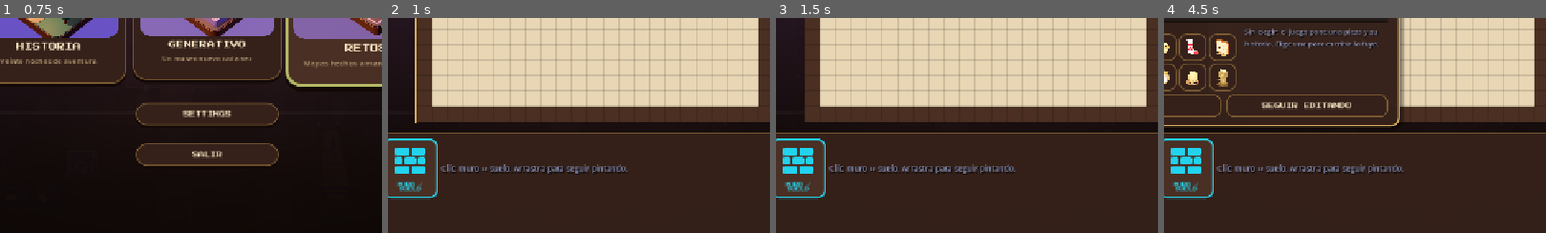
Above: before the commit, frames 1-4 (left to right).
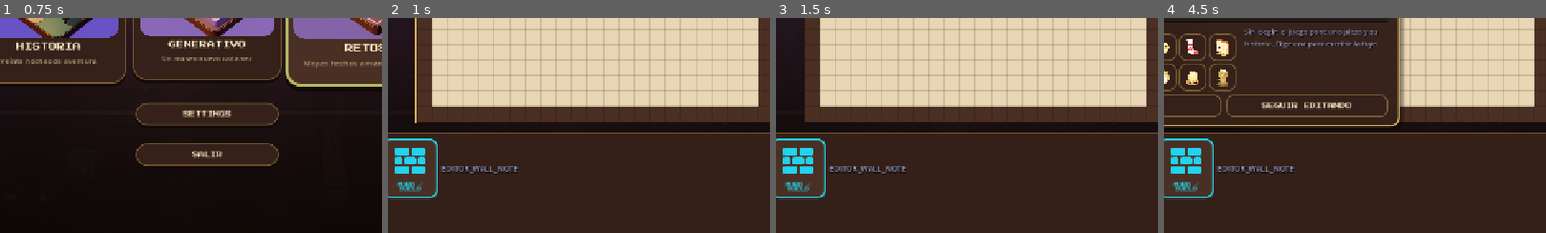
Above: after the commit, the same moments.

Repository: didelco/ladron
Game: Godot game, scene res://scenes/main.tscn
The game is run twice, just before and just after one commit, with the same random seed, the same clock (stepped at 60 frames per second) and the same inputs.
Inputs (mouse positions are % of the whole screen's width and height, from its top left):
- Up to frame 1 (0.75 s): tap Enter (ui_accept) at 0.5 s; move the mouse to (72, 45) at 0.52 s; hold Right (ui_right) from 0.53 s (still down); tap C at 0.6 s; click (72, 45) at 0.67 s
- Up to frame 2 (1 s): keep holding Right (ui_right); tap Enter (ui_accept) at 0.77 s
- Up to frame 3 (1.5 s): release Right (ui_right) at 1.25 s; click (2, 81) at 1.25 s
- Up to frame 4 (4.5 s): click (2, 81) at 2 s; click (97, 4) at 2.75 s; click (6, 81) at 3.5 s; click (10, 81) at 4.25 s
The pictures show only the part of the screen within x 23-73%, y 50-100%; the shares and areas given below are measured in that part.

Frame 1 is identical in both runs. In frame 2, 1.0% of the frame differs, in the area x 13-63%, y 68-73%; in frame 3, 1.0%; in frame 4, 1.0%.

Commit message:
Alerta: la sospecha (!) se pasa enseguida, la alerta (!!) aguanta medio minuto y la persecución (!!!) minuto y medio
Co-Authored-By: Claude Opus 5.5 (1M context) <noreply@anthropic.com>

Diff:
--- a/logic/sim.gd
+++ b/logic/sim.gd
@@ -29,11 +29,13 @@
 const WARN_RANGE := 1.3
 ## A hunch (suspicion 1) wears off after this long without another.
 const CALM_AFTER_S := 10.0
-## Once on alert (!!), a guard stays so at least this long past the last
-## thing that put it there, before it goes back to a mere hunch.
-const ALERT_HOLD_MS := 60000.0
-## A chase (!!!) that lost you this long ago goes back to plain alert.
-const CHASE_LOST_MS := 4000.0
+## How long each level of alert lasts past the last thing that fed it (seen
+## or heard), before it drops a step: a hunch (!) passes at once — a share of
+## the night's calm_after; on alert (!!) holds about half a minute; after a
+## chase (!!!) it takes about a minute and a half.
+const HUNCH_SHARE := 0.35
+const ALERT_HOLD_MS := 30000.0
+const CHASE_LOST_MS := 90000.0
 ## The sound that alarms a guard this many times is no longer a creak.
 const ALARMS_TO_STAY := 3
 const CATCH_RANGE := 0.75
@@ -863,9 +865,10 @@
 		g.memory = null
 		g.search_spot = Vector2i(-1, -1)
 
-	# Suspicion wears off a step at a time: a chase that lost you goes back to
-	# plain alert; alert holds a full minute past its last reason (for good
-	# once it is sure); a hunch fades after calm_after.
+	# Suspicion wears off a step at a time, each level past the last thing
+	# that fed it: a chase that lost you, back to plain alert after a minute
+	# and a half; alert, back to a hunch after half a minute (not once it is
+	# sure: then it stays); a hunch, gone in a moment.
 	match g.suspicion:
 		3:
 			if not on_to(g, now) and now - g.suspicion_at > CHASE_LOST_MS:
@@ -880,7 +883,7 @@
 				g.search_spot = Vector2i(-1, -1)
 				g.errand = ""
 		1:
-			if now - g.suspicion_at > tuning("calm_after") * 1000.0:
+			if now - g.suspicion_at > tuning("calm_after") * HUNCH_SHARE * 1000.0:
 				g.suspicion = 0
 
 	var dec := g.decision if g.decision else _default_decision(g)
--- a/tests/test_sim.gd
+++ b/tests/test_sim.gd
@@ -106,12 +106,12 @@
 	clock += 1500.0
 	Sim.step_guard(g, none, [SoundEvent.make(6.5, 5.5, "sprint")], clock, 1.0 / 60)
 	check(g.suspicion == 2 and g.alert and g.alarms == 1, "otro paso: en alerta (!!)")
-	wait(g, 30.0)
-	check(g.suspicion == 2 and g.alert, "30 s después: sigue en alerta (aguanta un minuto)")
-	wait(g, 31.0)
-	check(g.suspicion == 1 and not g.alert and g.memory == null, "pasado el minuto: baja a sospecha y olvida")
-	wait(g, 11.0)
-	check(g.suspicion == 0, "11 s más sin nada: tranquilo")
+	wait(g, 25.0)
+	check(g.suspicion == 2 and g.alert, "25 s después: sigue en alerta (aguanta medio minuto)")
+	wait(g, 6.0)
+	check(g.suspicion == 1 and not g.alert and g.memory == null, "pasado el medio minuto: baja a sospecha y olvida")
+	wait(g, 5.0)
+	check(g.suspicion == 0, "unos segundos más sin nada: tranquilo")
 	var crash := guard_at(5.5, 5.5)
 	Sim.step_guard(crash, none, [SoundEvent.make(6.5, 5.5, "bust", 20.0)], clock, 1.0 / 60)
 	check(crash.suspicion == 2 and crash.alert, "un estruendo: en alerta directamente")
